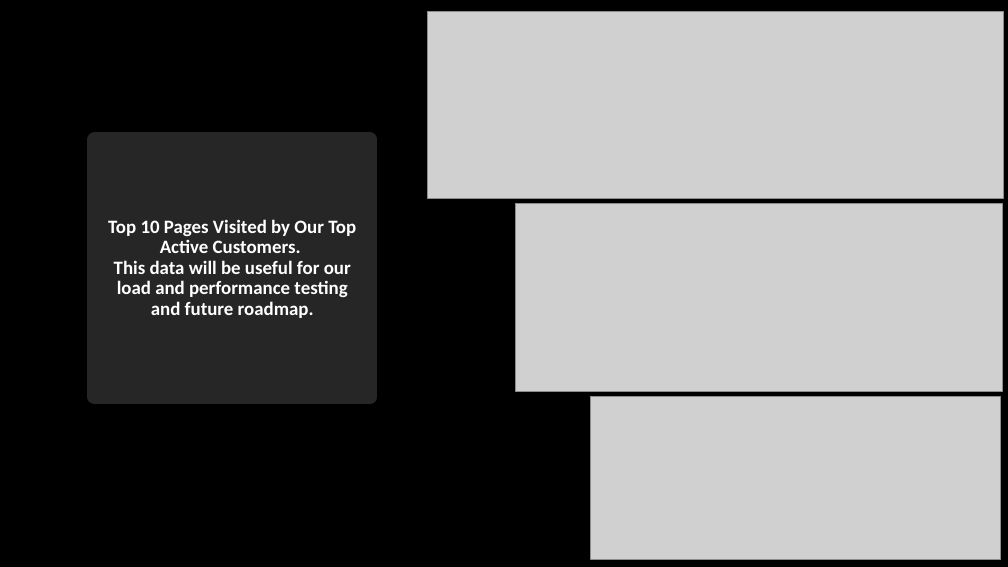
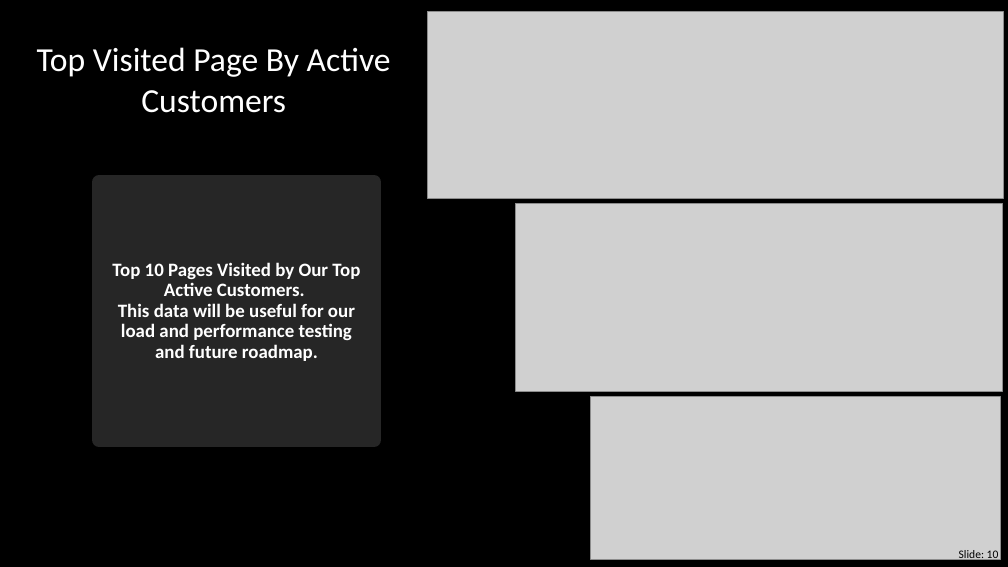
Before and after one commit to AnjaliMangal/MQL-Project-Main, a slide deck: slide 10 of Project1-Final-Files/Presenting_DataGuru.pptx. Drawn at 1008x567 pixels with LibreOffice and Linux fonts; fonts in the diff are those of the drawing; grey boxes stand for pictures. Boxes give left, top, right and bottom in pixels: in the first picture for what was removed or moved away, otherwise in the second. Text is boxed around its words. In the diff, an @@ line names an element or a change of style, - is before the commit and + after.

```diff
--- a/Project1-Final-Files/Presenting_DataGuru.pptx
+++ b/Project1-Final-Files/Presenting_DataGuru.pptx
@@ text added at (37,47,391,113), 32 pt, text #FFFFFF @@
+Top Visited Page By Active Customers
@@ title "Top 10 Pages Visited by ...": place and size @@
-title "Top 10 Pages Visited by ..." at (95,140,370,397)
+title "Top 10 Pages Visited by ..." at (99,182,374,439)
@@ page number added at (959,550,999,561), 11 pt, text #000000 @@
+Slide: 10
```
Also in this commit, not shown: 13 other slides changed, 1 slide added.
